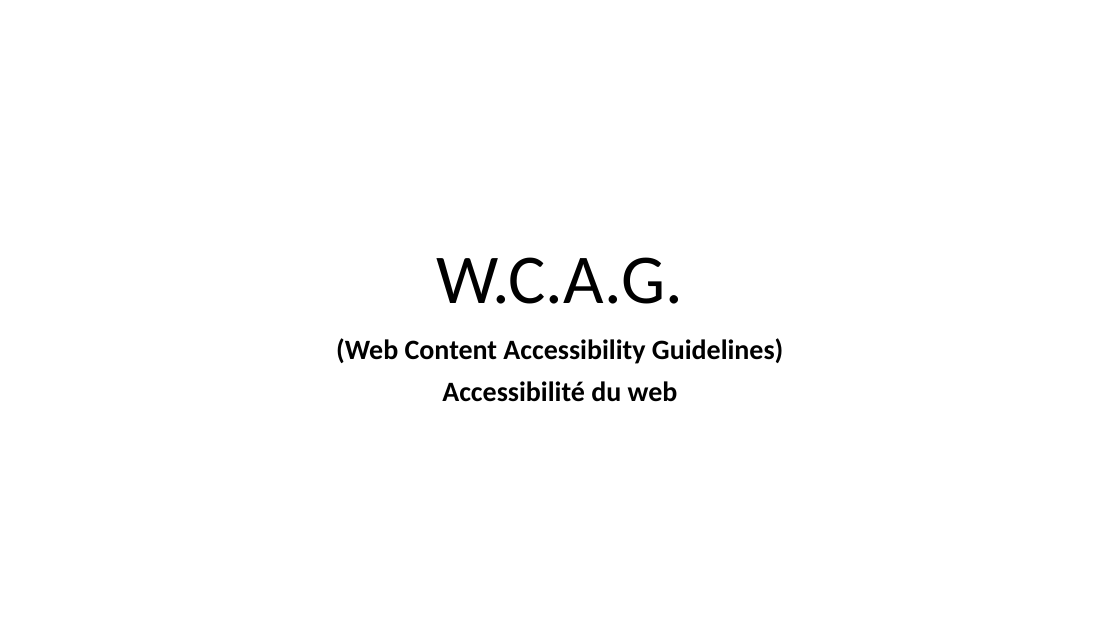
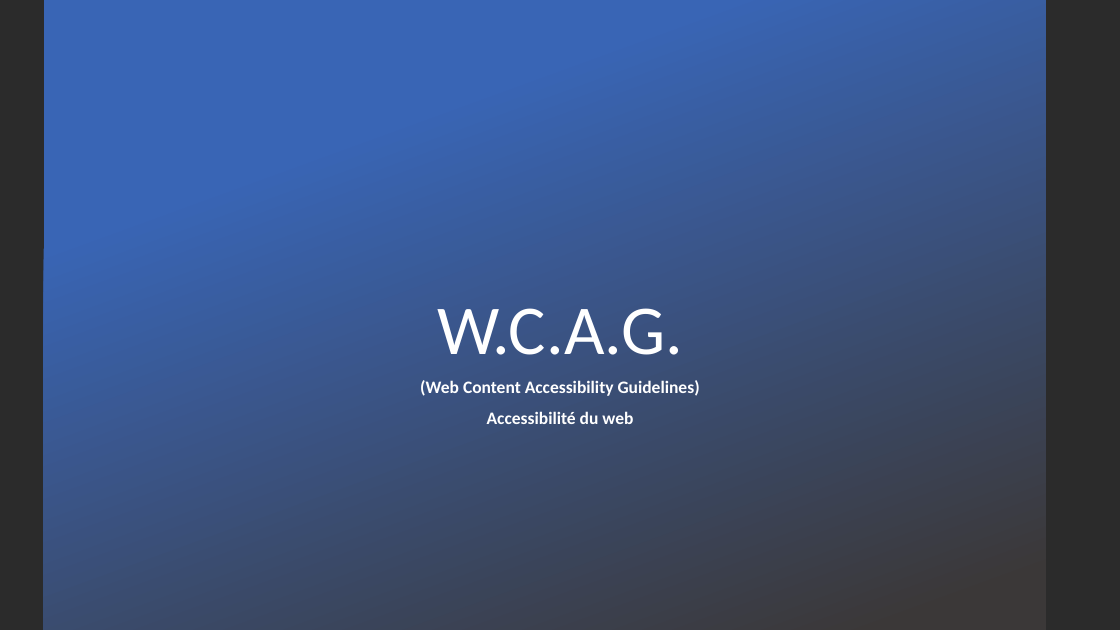
Before and after one commit to zacouse/GestionStages, a slide deck: slide 1 of PrésentationDéfi/WACG.pptx. Drawn at 1120x630 pixels with LibreOffice and Linux fonts; fonts in the diff are those of the drawing; background and template pictures are left out; a plain dark background stands for a picture behind light text. Boxes give left, top, right and bottom in pixels: in the first picture for what was removed or moved away, otherwise in the second. Text is boxed around its words. In the diff, an @@ line names an element or a change of style, - is before the commit and + after.

```diff
--- a/PrésentationDéfi/WACG.pptx
+++ b/PrésentationDéfi/WACG.pptx
@@ background #FFFFFF to picture (left out) @@
@@ rectangle added at [44, 0, 1046, 630], fill gradient #3965B5 to #3B3838 @@
@@ title "W.C.A.G.": place and size @@
-title "W.C.A.G." at [437, 257, 683, 304]
+title "W.C.A.G." at [437, 308, 683, 355]
@@ title "W.C.A.G." at [437, 308, 683, 355]: text colour #000000 to #FFFFFF @@
@@ subtitle "(Web Content Accessibility Guidelines)": place and size @@
-subtitle "(Web Content Accessibility Guidelines)" at [336, 338, 784, 402]
+subtitle "(Web Content Accessibility Guidelines)" at [420, 380, 700, 424]
@@ subtitle "(Web Content Accessibility Guidelines)" at [420, 380, 700, 424]: size 24 to 15 pt, text colour #000000 to #FFFFFF @@
```
Also in this commit, not shown: 9 slides added, 5 slides removed.
